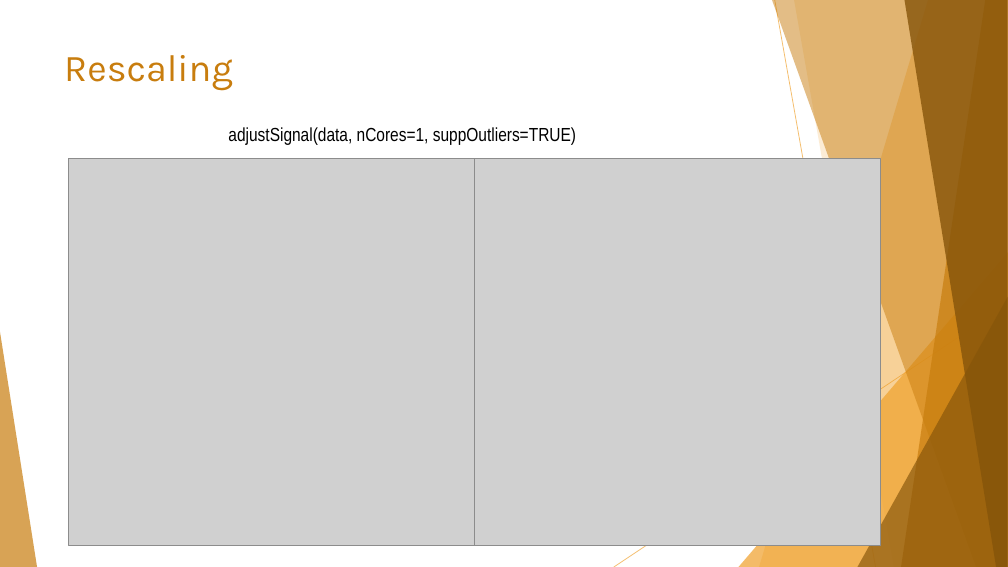
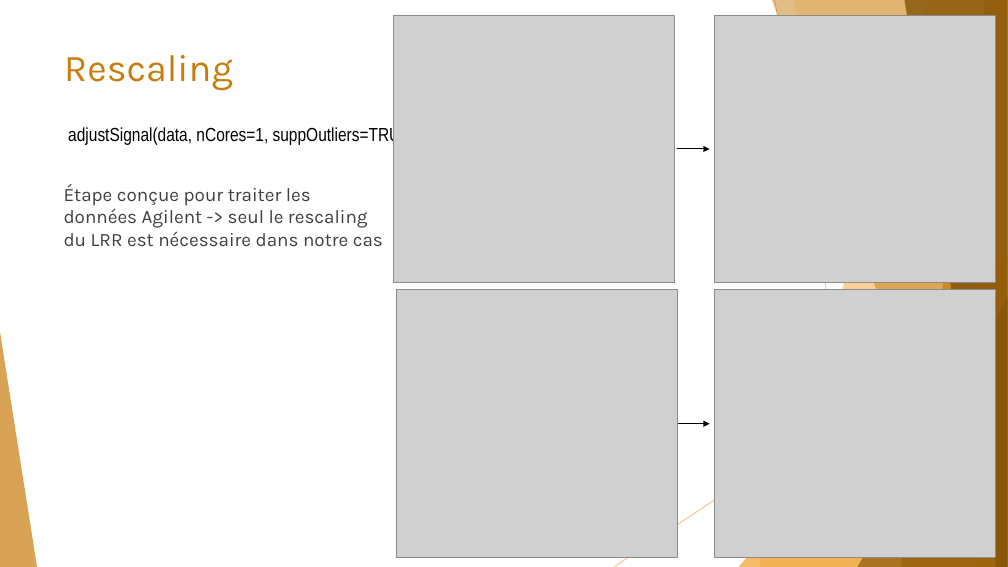
Before and after one commit to Elie-Bordron/DEA-dataviz, a slide deck: slide 4 of docs/docs_I_made/slides/rCGH.pptx. Drawn at 1008x567 pixels with LibreOffice and Linux fonts; fonts in the diff are those of the drawing; grey boxes stand for pictures. Boxes give left, top, right and bottom in pixels: in the first picture for what was removed or moved away, otherwise in the second. Text is boxed around its words. In the diff, an @@ line names an element or a change of style, - is before the commit and + after.

Commit message:
bergupdate: changed a few things in CGHcall.R: it now uses X and Y chromosomes data, and handling plots is a bit easier now.

```diff
--- a/docs/docs_I_made/slides/rCGH.pptx
+++ b/docs/docs_I_made/slides/rCGH.pptx
@@ picture added at (394,15,675,283) @@
@@ picture added at (714,15,995,283) @@
@@ text "adjustSignal(data, nCores=1, suppOutliers=TRUE)": place and size @@
-text "adjustSignal(data, nCores=1, suppOutliers=TRUE)" at (228,127,576,145)
+text "adjustSignal(data, nCores=1, suppOutliers=TRUE)" at (68,126,416,145)
@@ arrow added from (678, 149) to (710, 149), #000000 1 pt @@
@@ picture removed at (69,158,475,545) @@
@@ picture removed at (475,158,881,545) @@
@@ text added at (64,184,383,246), 18 pt, text #404040 @@
+Étape conçue pour traiter les données Agilent -> seul le rescaling du LRR est nécessaire dans notre cas
@@ picture added at (396,290,678,557) @@
@@ picture added at (714,290,995,557) @@
@@ arrow added from (678, 424) to (710, 424), #000000 1 pt @@
```
Also in this commit, not shown: 2 other slides changed, 2 slides added, 26 other files.
